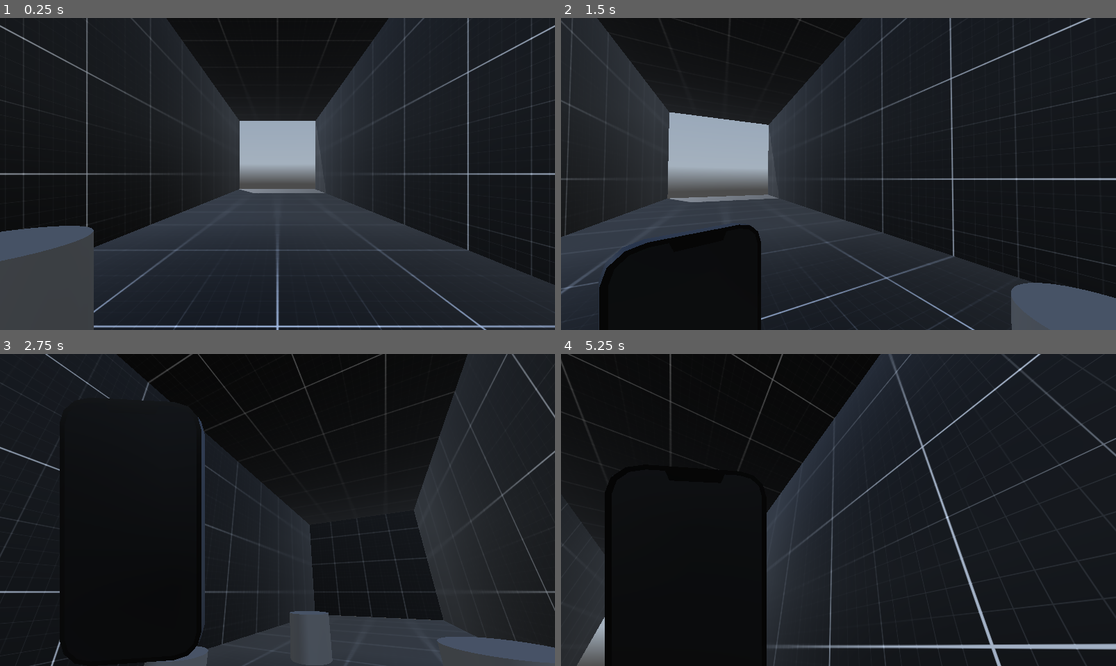
Above: before the commit, frames 1-4 (two rows, left to right).
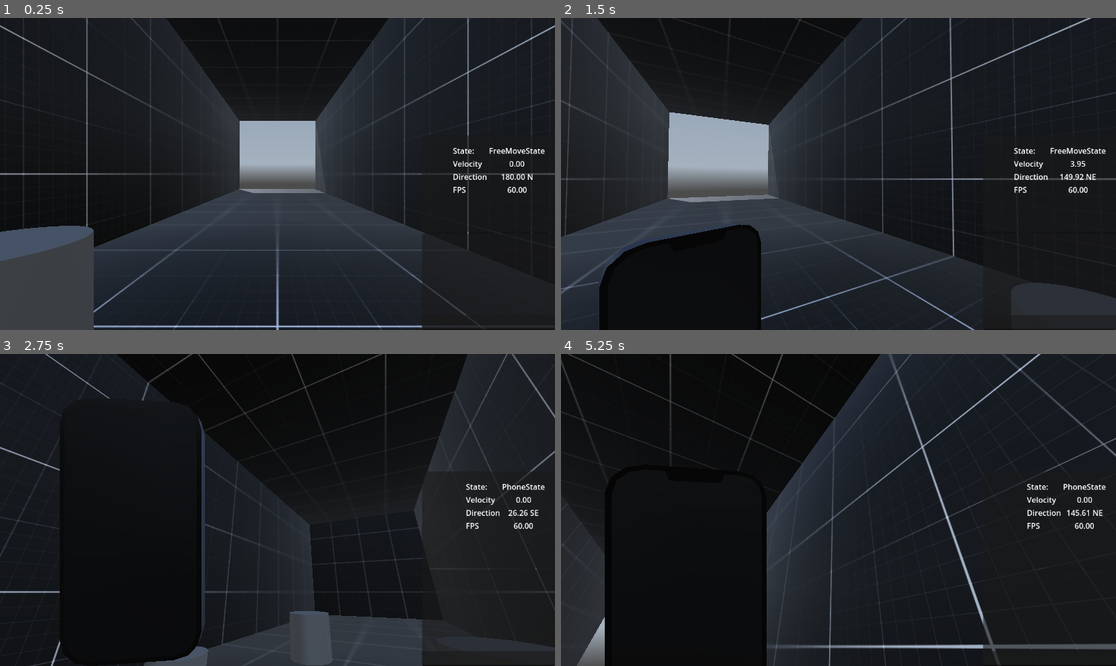
Above: after the commit, the same moments.

Repository: LucasMc17/One-Man-s-Trash
Game: Godot game, scene res://levels/root.tscn
The game is run twice, just before and just after one commit, with the same random seed, the same clock (stepped at 60 frames per second) and the same inputs. A sky picture missing from this copy of the repository is replaced by a grey-blue gradient.
Inputs (mouse positions are in pixels of both pictures, inside the frame that each line leads up to):
- Up to frame 1 (0.25 s): no input
- Up to frame 2 (1.5 s): tap Enter at 0.5 s; move the mouse to (866, 174) at 0.52 s; hold W (move_forward) 0.53-1.28 s; hold Tab (phone) 0.53-1.28 s; click (866, 174) at 0.67 s; move the mouse to (727, 189) at 1.27 s; hold S (move_backward) from 1.28 s (still down); tap Tab (phone) at 1.35 s; click (727, 189) at 1.42 s
- Up to frame 3 (2.75 s): move the mouse to (288, 503) at 2.02 s; release S (move_backward) at 2.03 s; hold W (move_forward) from 2.03 s (still down); hold Space (space) from 2.03 s (still down); click (288, 503) at 2.17 s; tap Tab (phone) at 2.3 s
- Up to frame 4 (5.25 s): move the mouse to (810, 572) at 2.77 s; release Space (space) at 2.78 s; tap Tab (phone) at 2.85, 4.55 s; click (810, 572) at 2.92 s; move the mouse to (877, 513) at 3.52 s; hold Tab (phone) 3.53-4.28 s; click (877, 513) at 3.67 s; move the mouse to (672, 463) at 4.27 s; release W (move_forward) at 4.28 s; hold A (move_left) 4.28-5.03 s; tap Space (space) at 4.35 s; click (672, 463) at 4.42 s; move the mouse to (844, 510) at 5.02 s; hold W (move_forward) from 5.03 s (still down); hold Tab (phone) from 5.03 s (still down); click (844, 510) at 5.17 s

The runs differ from the first frame. In frame 1, 1.1% of the frame differs, in the area x 75-100%, y 37-100%; in frame 2, 3.1%, in the area x 75-100%, y 41-100%; in frame 3, 3.0%; in frame 4, 1.0%.

Commit message:
debug stuff and testing set up

Diff:
--- /dev/null
+++ b/debug/debug_ui/debug_console.gd
@@ -0,0 +1,50 @@
+class_name DebugConsole extends Panel
+
+# NODES
+@onready var History = %History
+@onready var CommandLine = %CommandLine
+
+# GLOBALS
+var command_history := []
+var history_pointer
+
+# FUNCS
+func get_from_history(pointer : int):
+	history_pointer = pointer
+	CommandLine.text = command_history[pointer]
+	CommandLine.set_caret_column(1000)
+
+# BUILT INS
+func _ready():
+	Global.Debug.DEBUG_CONSOLE = self
+	if Global.Debug.debug_override or Global.Debug.show_debug_console:
+		visible = true
+
+func _gui_input(event):
+	if event is InputEventMouseButton and event.button_index == MOUSE_BUTTON_LEFT and event.pressed:
+		CommandLine.grab_focus()
+
+func _input(_event):
+	if CommandLine.has_focus() and Input.is_action_just_pressed("up"):
+		if history_pointer == 0:
+			return
+		if history_pointer != null and history_pointer > 0:
+			get_from_history(history_pointer - 1)
+			return
+		elif !history_pointer and command_history.size() > 0:
+			get_from_history(command_history.size() - 1)
+			return
+	elif CommandLine.has_focus() and Input.is_action_just_pressed("down"):
+		if history_pointer != null and history_pointer < command_history.size() - 1:
+			get_from_history(history_pointer + 1)
+			return
+
+# SIGNAL LISTENERS
+func _on_command_line_text_submitted(new_text):
+	command_history.append(new_text)
+	history_pointer = null
+	var inputs = Array(new_text.split(' '))
+	var command_name = inputs.pop_front()
+	# Debug.command(command_name, inputs, 'Query: ' + new_text)
+
+	CommandLine.text = ''
--- /dev/null
+++ b/debug/debug_ui/debug_console.tscn
@@ -0,0 +1,30 @@
+[gd_scene load_steps=2 format=3 uid="uid://m6prpp4m68s6"]
+
+[ext_resource type="Script" uid="uid://dl4npam5575wb" path="res://debug/debug_ui/debug_console.gd" id="1_bp33c"]
+
+[node name="DebugConsole" type="Panel"]
+anchors_preset = 15
+anchor_right = 1.0
+anchor_bottom = 1.0
+grow_horizontal = 2
+grow_vertical = 2
+script = ExtResource("1_bp33c")
+
+[node name="VBoxContainer" type="VBoxContainer" parent="."]
+layout_mode = 1
+anchors_preset = 15
+anchor_right = 1.0
+anchor_bottom = 1.0
+grow_horizontal = 2
+grow_vertical = 2
+
+[node name="History" type="RichTextLabel" parent="VBoxContainer"]
+unique_name_in_owner = true
+layout_mode = 2
+size_flags_vertical = 3
+mouse_filter = 1
+scroll_following = true
+
+[node name="CommandLine" type="LineEdit" parent="VBoxContainer"]
+unique_name_in_owner = true
+layout_mode = 2
--- /dev/null
+++ b/debug/debug_ui/debug_ui.tscn
@@ -0,0 +1,24 @@
+[gd_scene load_steps=3 format=3 uid="uid://0k1dvavxiy1l"]
+
+[ext_resource type="PackedScene" uid="uid://bl15heufv4pt" path="res://debug/debug_ui/player_status.tscn" id="1_4xcup"]
+[ext_resource type="PackedScene" uid="uid://m6prpp4m68s6" path="res://debug/debug_ui/debug_console.tscn" id="1_mh0su"]
+
+[node name="DebugUi" type="VBoxContainer"]
+anchors_preset = 11
+anchor_left = 1.0
+anchor_right = 1.0
+anchor_bottom = 1.0
+offset_left = -276.0
+grow_horizontal = 0
+grow_vertical = 2
+alignment = 2
+
+[node name="PlayerStatus" parent="." instance=ExtResource("1_4xcup")]
+visible = false
+custom_minimum_size = Vector2(0, 200)
+layout_mode = 2
+
+[node name="DebugConsole" parent="." instance=ExtResource("1_mh0su")]
+visible = false
+custom_minimum_size = Vector2(0, 200)
+layout_mode = 2
--- /dev/null
+++ b/debug/debug_ui/player_status.gd
@@ -0,0 +1,33 @@
+class_name PlayerStatus extends Panel
+
+@onready var STATE = %State
+var state : StringName:
+	set(val):
+		STATE.text = val
+		state = val
+
+@onready var VELOCITY = %Velocity
+var velocity : String:
+	set(val):
+		VELOCITY.text = val
+		velocity = val
+
+@onready var DIRECTION = %Direction
+var direction : String:
+	set(val):
+		DIRECTION.text = val
+		direction = val
+
+@onready var FPS = %FPS
+var fps : String:
+	set(val):
+		FPS.text = val
+		fps = val
+
+func _ready():
+	Global.Debug.PLAYER_STATUS = self
+	if Global.Debug.debug_override or Global.Debug.show_player_status:
+		visible = true
+
+func _process(delta):
+	fps = "%.2f" % (1.0 / delta)
--- /dev/null
+++ b/debug/debug_ui/player_status.tscn
@@ -0,0 +1,83 @@
+[gd_scene load_steps=2 format=3 uid="uid://bl15heufv4pt"]
+
+[ext_resource type="Script" uid="uid://bwo602wolgnv1" path="res://debug/debug_ui/player_status.gd" id="1_s7lcx"]
+
+[node name="PlayerStatus" type="Panel"]
+anchors_preset = 15
+anchor_right = 1.0
+anchor_bottom = 1.0
+grow_horizontal = 2
+grow_vertical = 2
+script = ExtResource("1_s7lcx")
+
+[node name="MarginContainer" type="MarginContainer" parent="."]
+layout_mode = 1
+anchors_preset = 15
+anchor_right = 1.0
+anchor_bottom = 1.0
+grow_horizontal = 2
+grow_vertical = 2
+theme_override_constants/margin_left = 20
+theme_override_constants/margin_top = 20
+theme_override_constants/margin_right = 20
+theme_override_constants/margin_bottom = 20
+
+[node name="HBoxContainer" type="HBoxContainer" parent="MarginContainer"]
+layout_mode = 2
+
+[node name="Control" type="Control" parent="MarginContainer/HBoxContainer"]
+layout_mode = 2
+size_flags_horizontal = 3
+
+[node name="VBoxContainer" type="GridContainer" parent="MarginContainer/HBoxContainer"]
+layout_mode = 2
+size_flags_horizontal = 3
+columns = 2
+
+[node name="StateLabel" type="Label" parent="MarginContainer/HBoxContainer/VBoxContainer"]
+layout_mode = 2
+size_flags_horizontal = 3
+text = "State:"
+
+[node name="State" type="Label" parent="MarginContainer/HBoxContainer/VBoxContainer"]
+unique_name_in_owner = true
+layout_mode = 2
+size_flags_horizontal = 3
+text = "FreeMoveState"
+horizontal_alignment = 1
+
+[node name="VelocityLabel" type="Label" parent="MarginContainer/HBoxContainer/VBoxContainer"]
+layout_mode = 2
+size_flags_horizontal = 3
+text = "Velocity"
+
+[node name="Velocity" type="Label" parent="MarginContainer/HBoxContainer/VBoxContainer"]
+unique_name_in_owner = true
+layout_mode = 2
+size_flags_horizontal = 3
+text = "0.0"
+horizontal_alignment = 1
+
+[node name="DirectionLabel" type="Label" parent="MarginContainer/HBoxContainer/VBoxContainer"]
+layout_mode = 2
+size_flags_horizontal = 3
+text = "Direction"
+
+[node name="Direction" type="Label" parent="MarginContainer/HBoxContainer/VBoxContainer"]
+unique_name_in_owner = true
+layout_mode = 2
+size_flags_horizontal = 3
+text = "0.0 | S"
+horizontal_alignment = 1
+
+[node name="FPSLabel" type="Label" parent="MarginContainer/HBoxContainer/VBoxContainer"]
+layout_mode = 2
+size_flags_horizontal = 3
+text = "FPS"
+
+[node name="FPS" type="Label" parent="MarginContainer/HBoxContainer/VBoxContainer"]
+unique_name_in_owner = true
+layout_mode = 2
+size_flags_horizontal = 3
+text = "0"
+horizontal_alignment = 1
--- a/globals/GameStateNode.tscn
+++ /dev/null
@@ -1,6 +0,0 @@
-[gd_scene load_steps=2 format=3 uid="uid://dph6io0vket86"]
-
-[ext_resource type="Script" uid="uid://bwf4m0a3uil2u" path="res://globals/game_state.gd" id="1_ummrn"]
-
-[node name="GameStateNode" type="Node"]
-script = ExtResource("1_ummrn")
--- /dev/null
+++ b/globals/debug.gd
@@ -0,0 +1,40 @@
+extends Node
+
+@export_group("Debug Settings")
+@export var debug_override := false:
+	set(val):
+		for scene in DEBUG_SCENES:
+			if scene:
+				scene.visible = val
+		debug_override = val
+@export var show_debug_console := false:
+	set(val):
+		if DEBUG_CONSOLE:
+			DEBUG_CONSOLE.visible = val
+		show_debug_console = val
+@export var show_player_status := false:
+	set(val):
+		if PLAYER_STATUS:
+			PLAYER_STATUS.visible = val
+		show_player_status = val
+
+var DEBUG_CONSOLE : DebugConsole
+var PLAYER_STATUS : PlayerStatus
+var DEBUG_SCENES := [DEBUG_CONSOLE, PLAYER_STATUS]
+
+func log_string(string, prefix := ''):
+	DEBUG_CONSOLE.History.text += '\n' + prefix + str(string)
+
+func log(message):
+	# NOTE: this could get much more in depth but this will do for now
+		print(message)
+		if DEBUG_CONSOLE:
+			if message is Array:
+				for i in message.size():
+					var element = message[i]
+					var prefix = ''
+					if i == 0:
+						prefix = '> '
+					log_string(element, prefix)
+			else:
+				log_string(message, '> ')
--- /dev/null
+++ b/globals/global.gd
@@ -0,0 +1,8 @@
+extends Node
+
+var PLAYER : Player
+@onready var Debug = $Debug
+@onready var GameState = $GameState
+
+func log(message):
+	Debug.log(message)
--- /dev/null
+++ b/globals/global_node.tscn
@@ -0,0 +1,15 @@
+[gd_scene load_steps=4 format=3 uid="uid://dph6io0vket86"]
+
+[ext_resource type="Script" uid="uid://bwf4m0a3uil2u" path="res://globals/game_state.gd" id="1_fekn7"]
+[ext_resource type="Script" uid="uid://hvjnor6otntv" path="res://globals/global.gd" id="1_tvui4"]
+[ext_resource type="Script" uid="uid://uk2aglsfy3uh" path="res://globals/debug.gd" id="2_u1vfw"]
+
+[node name="GlobalNode" type="Node"]
+script = ExtResource("1_tvui4")
+
+[node name="GameState" type="Node" parent="."]
+script = ExtResource("1_fekn7")
+
+[node name="Debug" type="Node" parent="."]
+script = ExtResource("2_u1vfw")
+debug_override = true
--- a/levels/root.tscn
+++ b/levels/root.tscn
@@ -10,7 +10,7 @@
 
 [node name="DaytimeEnv" parent="." instance=ExtResource("2_8knpd")]
 
-[node name="CharacterBody3D" parent="." instance=ExtResource("1_06ee0")]
+[node name="Player" parent="." instance=ExtResource("1_06ee0")]
 
 [node name="Geometry" type="Node3D" parent="."]
 
--- a/project.godot
+++ b/project.godot
@@ -17,7 +17,11 @@
 
 [autoload]
 
-GameState="*res://globals/GameStateNode.tscn"
+Global="*res://globals/global_node.tscn"
+
+[display]
+
+window/size/mode=3
 
 [input]
 
--- a/scenes/chairs/chair.gd
+++ b/scenes/chairs/chair.gd
@@ -64,5 +64,5 @@
 	collision_position = collision_position
 
 func _on_interactable_interacted(interactor : Player):
-	print('interacted with object ' + name)
+	Global.log('interacted with object ' + name)
 	interactor.current_state.transition('SittingState', { "sitting_position": sit_position + global_position, "get_off_position": interactor.position })
--- a/scenes/player/player.gd
+++ b/scenes/player/player.gd
@@ -40,7 +40,7 @@
 		hint = val
 
 func _ready():
-	GameState.PLAYER = self
+	Global.PLAYER = self
 
 	Input.mouse_mode = Input.MOUSE_MODE_CAPTURED
 
@@ -83,8 +83,28 @@
 	_rotation_input = 0.0
 	_tilt_input = 0.0
 
-func _physics_process(delta):
-	pass
+# func _physics_process(delta):
+
+func _process(_delta):
+	if Global.Debug.PLAYER_STATUS:
+		var degs = rad_to_deg(rotation.y) + 180
+		var letter = 'S'
+		if degs >= 22.5 and degs < 67.5:
+			letter = 'SE'
+		elif degs >= 67.5 and degs < 112.5:
+			letter = 'E'
+		elif degs >= 112.5 and degs < 157.5:
+			letter = 'NE'
+		elif degs >= 157.5 and degs < 202.5:
+			letter = 'N'
+		elif degs >= 202.5 and degs < 247.5:
+			letter = 'NW'
+		elif degs >= 247.5 and degs < 292.5:
+			letter = 'W'
+		elif degs >= 292.5 and degs < 337.5:
+			letter = 'SW'
+		Global.Debug.PLAYER_STATUS.direction = "%.2f" % degs + ' ' + letter
+		Global.Debug.PLAYER_STATUS.velocity = str("%.2f" % velocity.length())
 
 func update_gravity(delta):
 	if not is_on_floor():
--- a/scenes/player/player.tscn
+++ b/scenes/player/player.tscn
@@ -1,7 +1,8 @@
-[gd_scene load_steps=10 format=3 uid="uid://dp1q3ngso06dk"]
+[gd_scene load_steps=11 format=3 uid="uid://dp1q3ngso06dk"]
 
 [ext_resource type="Script" uid="uid://cau1wg8ulku16" path="res://states/state_machine.gd" id="1_8afob"]
 [ext_resource type="Script" uid="uid://2by0a437meos" path="res://scenes/player/player.gd" id="1_dovo2"]
+[ext_resource type="PackedScene" uid="uid://0k1dvavxiy1l" path="res://debug/debug_ui/debug_ui.tscn" id="2_0owmy"]
 [ext_resource type="PackedScene" uid="uid://bxsfmtysycoo3" path="res://scenes/player/phone/player_phone.tscn" id="2_lvxji"]
 [ext_resource type="Script" uid="uid://iupietc6mcd4" path="res://scenes/player/states/free_move_state.gd" id="3_gmlin"]
 [ext_resource type="Script" uid="uid://c5iy7liovrtbk" path="res://scenes/player/states/phone_state.gd" id="5_p47bc"]
@@ -51,6 +52,9 @@
 offset_top = -23.0
 offset_right = 40.0
 grow_vertical = 0
+
+[node name="DebugUi" parent="UI" instance=ExtResource("2_0owmy")]
+layout_mode = 1
 
 [node name="CollisionShape3D" type="CollisionShape3D" parent="."]
 transform = Transform3D(1, 0, 0, 0, 1, 0, 0, 0, 1, 0, 1, 0)
--- a/scenes/player/states/phone_state.gd
+++ b/scenes/player/states/phone_state.gd
@@ -27,7 +27,6 @@
 func input(event):
 	if event.is_action_pressed("phone"):
 		if prev_state:
-			print(prev_state.name)
 			transition(prev_state.name)
 		else:
 			transition('FreeMoveState')
--- a/scenes/player/states/player_state.gd
+++ b/scenes/player/states/player_state.gd
@@ -37,6 +37,8 @@
 		PLAYER.update_input(SPEED, ACCELERATION, DECELERATION)
 
 func enter(previous_state : State, ext : Dictionary):
+	if Global.Debug.PLAYER_STATUS:
+		Global.Debug.PLAYER_STATUS.state = name
 	if _mouse_enabled:
 		Input.mouse_mode = Input.MOUSE_MODE_CONFINED
 	else:
Not shown, added: debug/debug_ui/debug_console.gd.uid
Not shown, added: debug/debug_ui/player_status.gd.uid
Not shown, added: globals/debug.gd.uid
Not shown, added: globals/global.gd.uid
